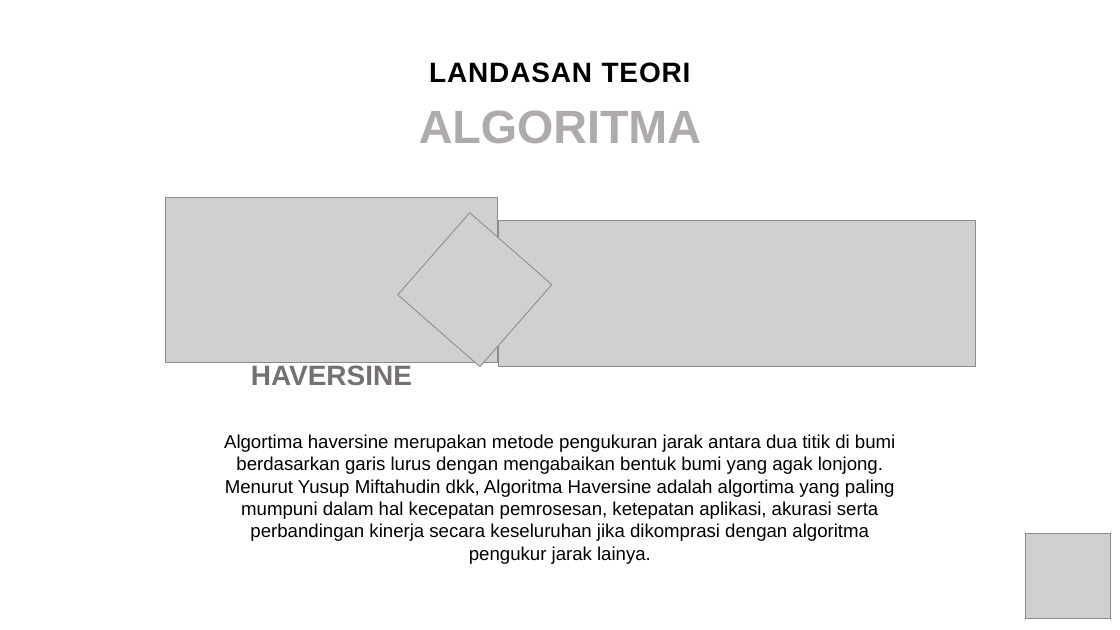
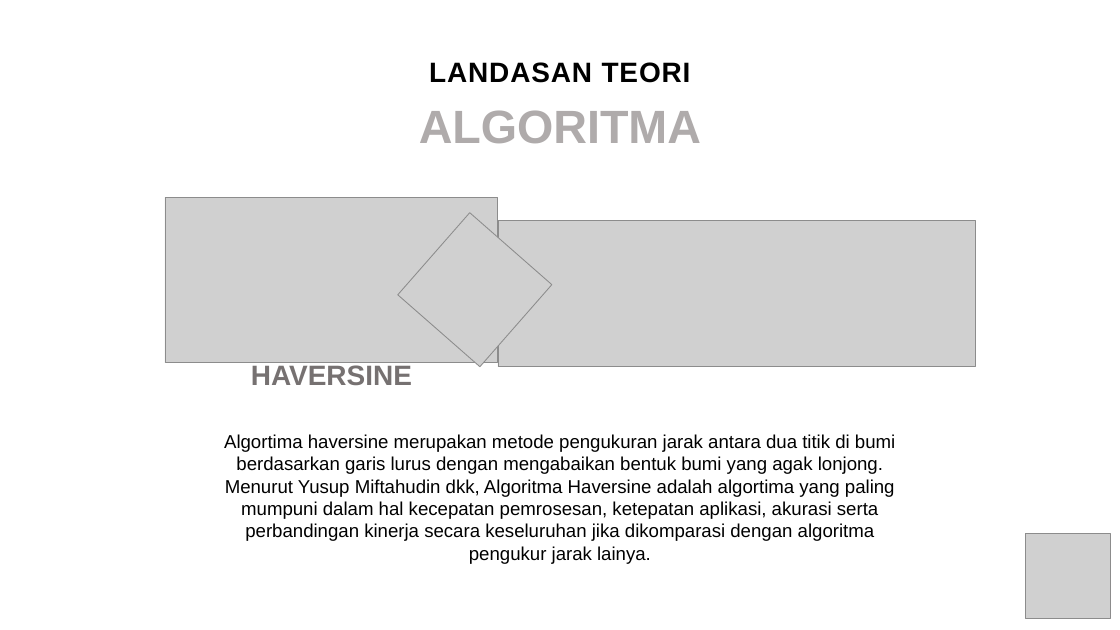
Before and after one commit to gunadermawan/skripsi, a slide deck: slide 8 of sidang-akhir/ppt_skripsi.pptx. Drawn at 1120x630 pixels with LibreOffice and Linux fonts; fonts in the diff are those of the drawing; grey boxes stand for pictures. Boxes give left, top, right and bottom in pixels: in the first picture for what was removed or moved away, otherwise in the second. Text is boxed around its words. In the diff, an @@ line names an element or a change of style, - is before the commit and + after.

```diff
--- a/sidang-akhir/ppt_skripsi.pptx
+++ b/sidang-akhir/ppt_skripsi.pptx
@@ text at [224, 434, 895, 564]: text changed @@
-Algortima haversine merupakan metode pengukuran jarak antara dua titik di bumi berdasarkan garis lurus dengan mengabaikan bentuk bumi yang agak lonjong. Menurut Yusup Miftahudin dkk, Algoritma Haversine adalah algortima yang paling mumpuni dalam hal kecepatan pemrosesan, ketepatan aplikasi, akurasi serta perbandingan kinerja secara keseluruhan jika dikomprasi dengan algoritma pengukur jarak lainya.
+Algortima haversine merupakan metode pengukuran jarak antara dua titik di bumi berdasarkan garis lurus dengan mengabaikan bentuk bumi yang agak lonjong. Menurut Yusup Miftahudin dkk, Algoritma Haversine adalah algortima yang paling mumpuni dalam hal kecepatan pemrosesan, ketepatan aplikasi, akurasi serta perbandingan kinerja secara keseluruhan jika dikomparasi dengan algoritma pengukur jarak lainya.
```
Also in this commit, not shown: 2 other slides changed, 4 other files.
